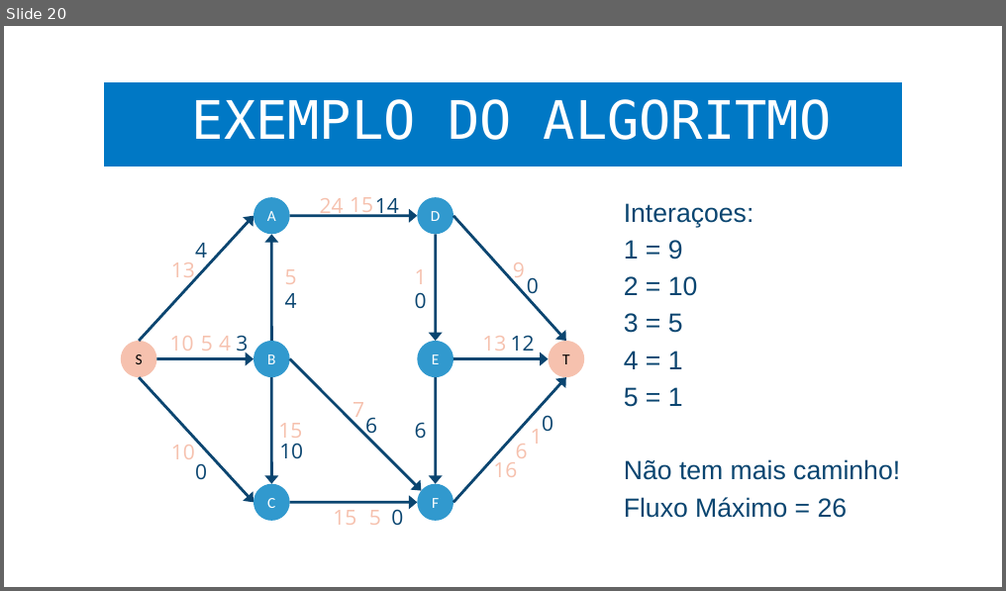
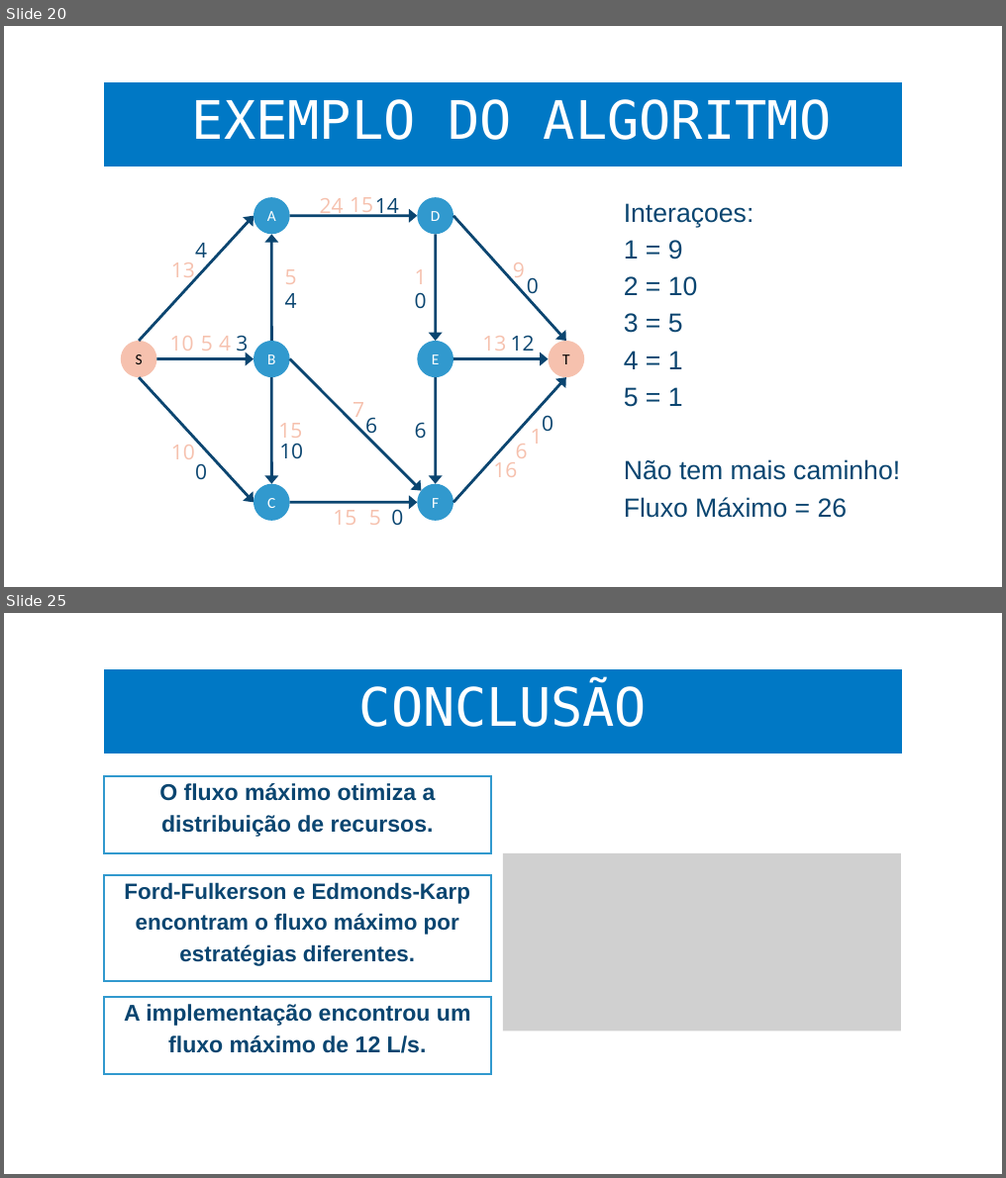
Before and after one commit to jair-ferreira-rodrigues-neto/seminario-grafos, a slide deck: docs/slides/Slides.pptx. Shown one above the other, each under a label of ours: slide 20 before the commit, slides 20 and 25 after it; the slides between them are not shown. The pictures are 1006x591 and 1006x1178 pixels, drawn with LibreOffice and Linux fonts; fonts in the diff are those of the drawing; grey boxes stand for pictures; background and template pictures are left out. Boxes give left, top, right and bottom in pixels: in the first picture for what was removed or moved away, otherwise in the second. Text is boxed around its words. In the diff, an @@ line names an element or a change of style, - is before the commit and + after.

```diff
--- a/docs/slides/Slides.pptx
+++ b/docs/slides/Slides.pptx
@@ slide 25 added at (4,613,1002,1174), background picture (left out) @@
@@ group added at (104,668,903,1074): 4 freeform shapes, 4 texts, 1 picture @@
+CONCLUSÃO
+O fluxo máximo otimiza a distribuição de recursos.
+A implementação encontrou um fluxo máximo de 12 L/s.
+Ford-Fulkerson e Edmonds-Karp encontram o fluxo máximo por estratégias diferentes.
```
Also in this commit, not shown: 5 slides changed, 4 other slides added, 5 slides removed.
